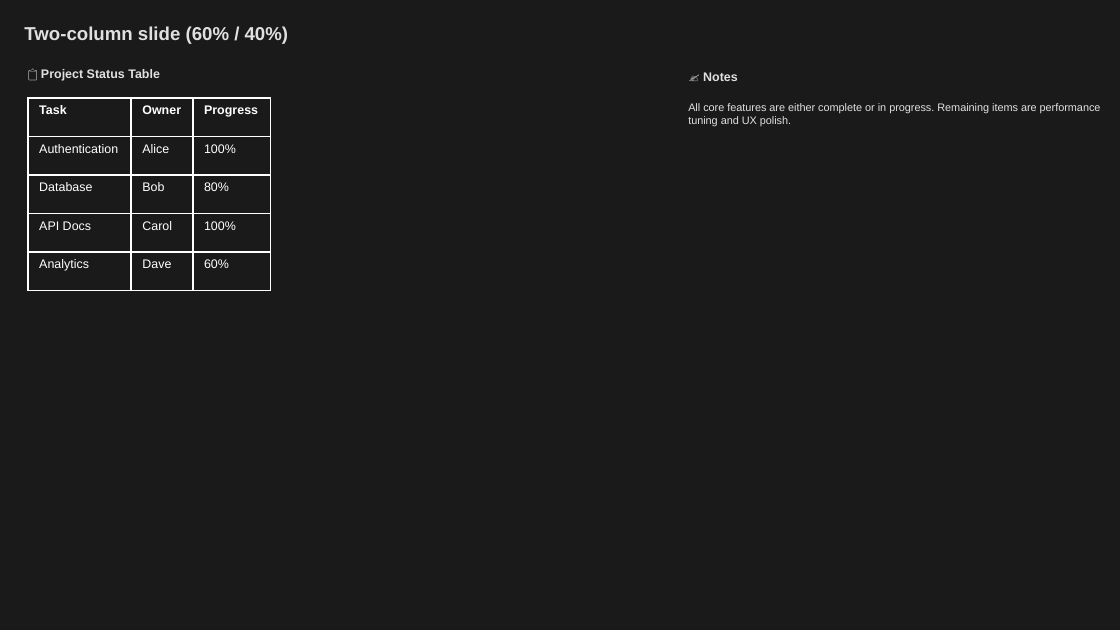
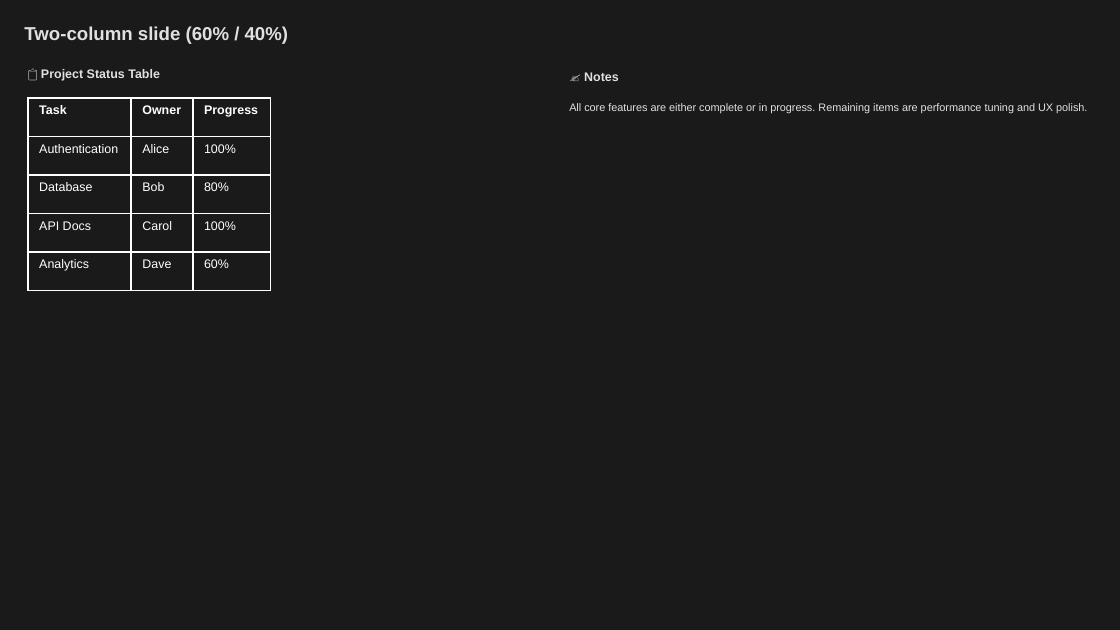
Before and after one commit to louisazhou/slidegenerator, a slide deck: slide 19 of output/comprehensive_demo_dark.pptx. Drawn at 1120x630 pixels with LibreOffice and Linux fonts; fonts in the diff are those of the drawing. Boxes give left, top, right and bottom in pixels: in the first picture for what was removed or moved away, otherwise in the second. Text is boxed around its words. In the diff, an @@ line names an element or a change of style, - is before the commit and + after.

```diff
--- a/output/comprehensive_demo_dark.pptx
+++ b/output/comprehensive_demo_dark.pptx
@@ text "✍️ Notes": place and size @@
-text "✍️ Notes" at <box>703,72,738,81</box>
+text "✍️ Notes" at <box>584,72,619,81</box>
@@ text "All core features are either ..." rewrapped from <box>688,103,1101,126</box> to <box>569,103,1087,113</box> @@
```
Also in this commit, not shown: 1 other slide changed, 10 other files.
